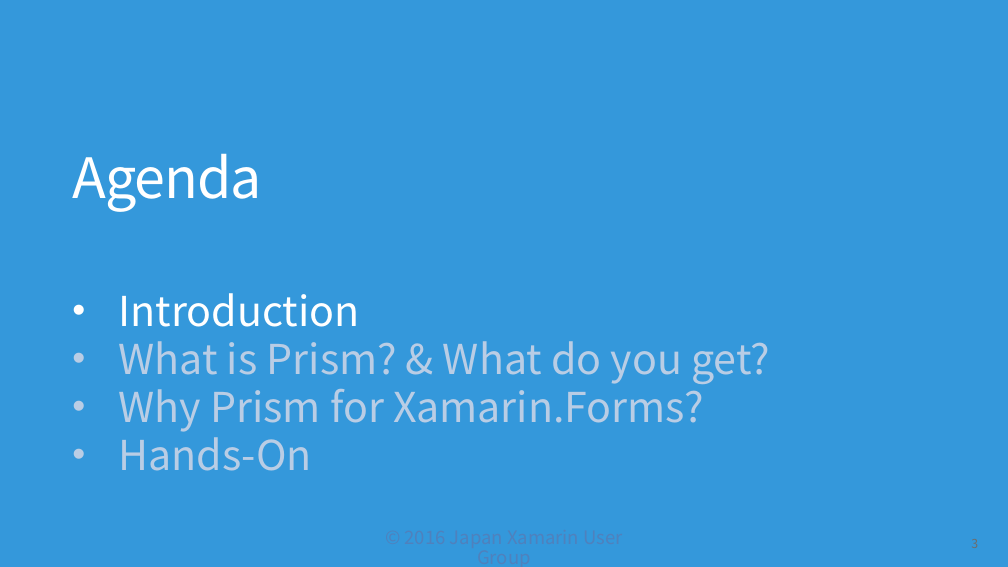
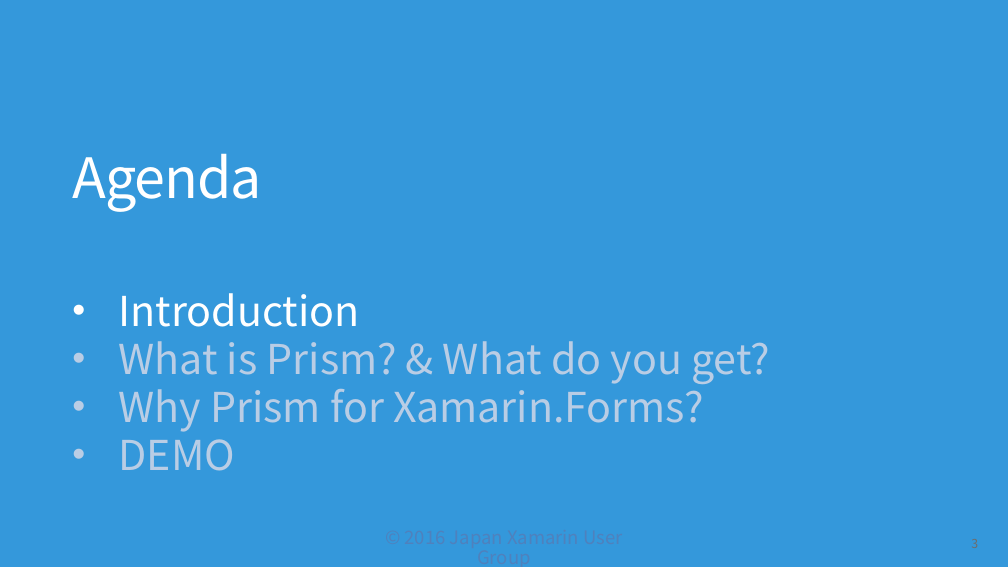
Before and after one commit to jxug/PrismAndMoqHansOn, a slide deck: slide 3 of docs/Why Prism for Xamarin.Forms.pptx. Drawn at 1008x567 pixels with LibreOffice and Linux fonts; fonts in the diff are those of the drawing. Boxes give left, top, right and bottom in pixels: in the first picture for what was removed or moved away, otherwise in the second. Text is boxed around its words. In the diff, an @@ line names an element or a change of style, - is before the commit and + after.

```diff
--- a/docs/Why Prism for Xamarin.Forms.pptx
+++ b/docs/Why Prism for Xamarin.Forms.pptx
@@ text at [119, 428, 235, 471]: text changed @@
-• Hands-On
+• DEMO
```
Also in this commit, not shown: 1 other file.
